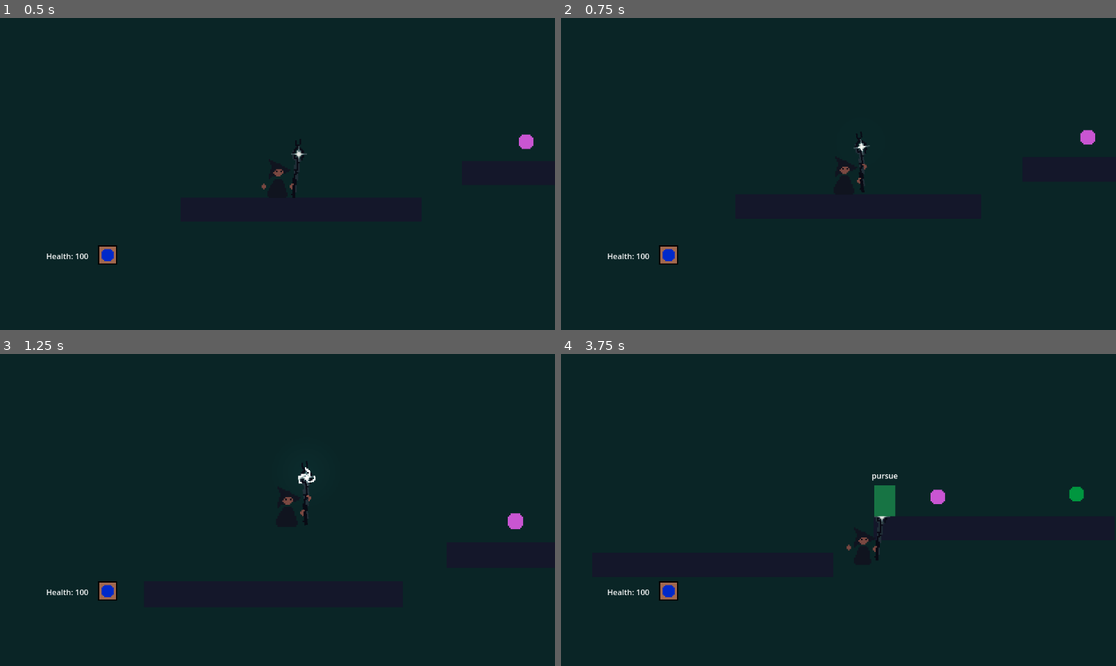
Above: before the commit, frames 1-4 (two rows, left to right).
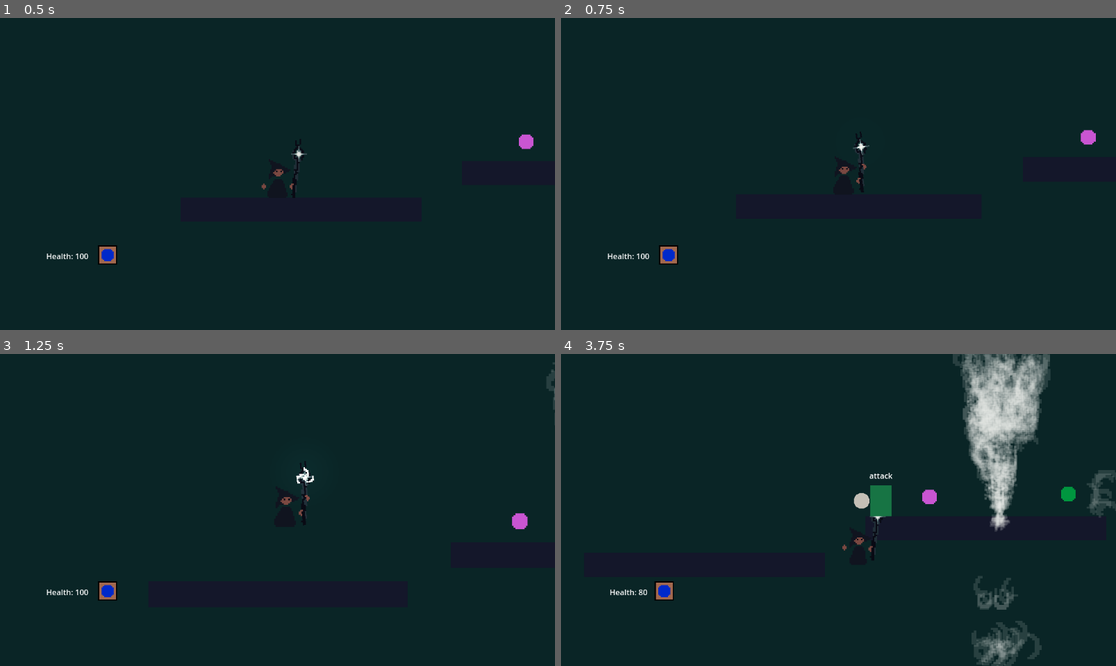
Above: after the commit, the same moments.

Repository: AthertonRoamer/Newton
Game: Godot game, scene res://test_world/test_world.tscn
Same seed, same stepped clock (60 frames per second), same inputs: the game is played once before the commit and once after it. This scene is started directly instead of the project's main scene.
Inputs (mouse positions are in pixels of both pictures, inside the frame that each line leads up to):
- Up to frame 1 (0.5 s): no input
- Up to frame 2 (0.75 s): move the mouse to (960, 158) at 0.52 s; press the mouse at (960, 158) at 0.53 s; hold D (player_right) from 0.53 s (still down)
- Up to frame 3 (1.25 s): keep holding D (player_right); tap W (player_jump) at 0.77 s
- Up to frame 4 (3.75 s): move the mouse to (727, 525) at 1.27 s; release the mouse at (727, 525) at 1.28 s; tap E (player_interact) at 1.35 s; tap W (player_jump) at 1.52, 3.02 s; move the mouse to (894, 441) at 2.02 s; release D (player_right) at 2.03 s; hold A (player_left) 2.03-2.78 s; tap 4 (player_select_spell_four) at 2.1 s; move the mouse to (810, 572) at 2.77 s; hold D (player_right) from 2.78 s (still down); tap 1 (player_select_spell_one) at 2.85 s; move the mouse to (1005, 556) at 3.52 s; tap 3 (player_select_spell_three) at 3.6 s

Frame 1 is identical in both runs. In frame 2, less than 0.1% of the frame differs, in the area x 50-97%, y 35-56%; in frame 3, 0.4%; in frame 4, 8.5%, in the area x 8-100%, y 0-100%.

Commit message:
Added font

Diff:
--- a/Newton/player/player.gd
+++ b/Newton/player/player.gd
@@ -1,9 +1,9 @@
 class_name Player
 extends CharacterBody2D
 
-@export var walk_accel : int = 80
+@export var walk_accel : int = 90
 @export var friction : int = 30
-@export var max_walk_speed : int = 350
+@export var max_walk_speed : int = 400
 @export var max_walk_speed_charging : int = 175
 @export var max_sprint_speed : int = 500
 var effective_max_speed : int
--- a/Newton/test_world/test_world.tscn
+++ b/Newton/test_world/test_world.tscn
@@ -15,9 +15,10 @@
 
 [node name="Player" parent="." instance=ExtResource("2_3631f")]
 position = Vector2(-265, 160)
+walk_accel = 90
+max_walk_speed = 400
 
 [node name="wind" parent="." instance=ExtResource("3_jv0u6")]
-visible = false
 position = Vector2(397, 157)
 
 [node name="Goblin" parent="." instance=ExtResource("5_2mg2v")]
Binary file added: Newton/menu/DigitalDisco.ttf
Not shown, added: Newton/menu/DigitalDisco.ttf.import
Not shown: 1 places in Newton/test_world/test_world.tscn that only renumber resources
